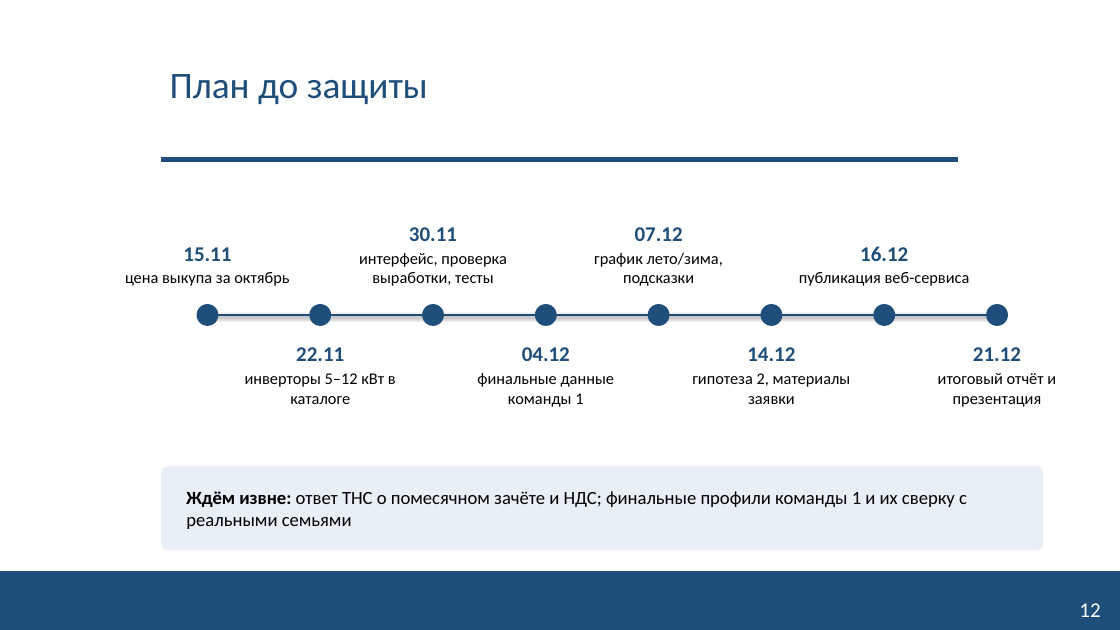
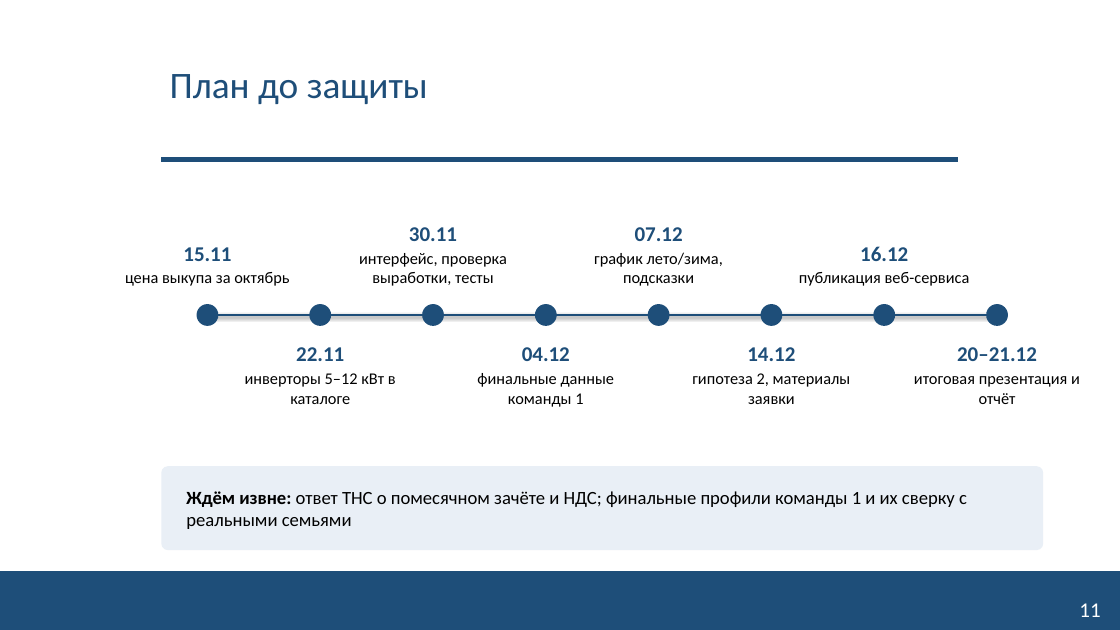
Before and after one commit to NeK0ban/SunCount, a slide deck: slide 11 of reports/SunCount_interim_talk.pptx (slide 12 before the commit). Drawn at 1120x630 pixels with LibreOffice and Linux fonts; fonts in the diff are those of the drawing; background and template pictures are left out. Boxes give left, top, right and bottom in pixels: in the first picture for what was removed or moved away, otherwise in the second. Text is boxed around its words. In the diff, an @@ line names an element or a change of style, - is before the commit and + after.

```diff
--- a/reports/SunCount_interim_talk.pptx
+++ b/reports/SunCount_interim_talk.pptx
@@ text at bbox=[914, 347, 1080, 404]: text changed @@
-21.12
-итоговый отчёт и презентация
+20–21.12
+итоговая презентация и отчёт
@@ page number at bbox=[1079, 603, 1100, 617]: text changed @@
-12
+11
```
Also in this commit, not shown: 5 other slides changed, 1 slide added, 2 slides removed, 9 other files.
